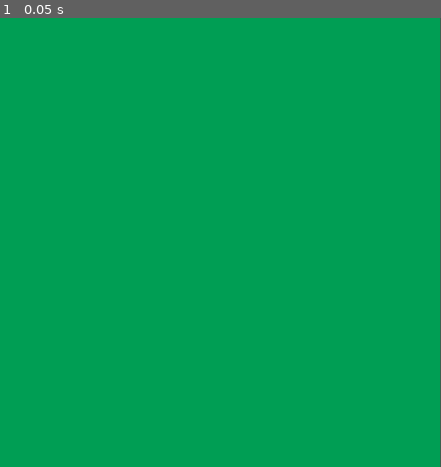
Above: before the commit, frame 1.
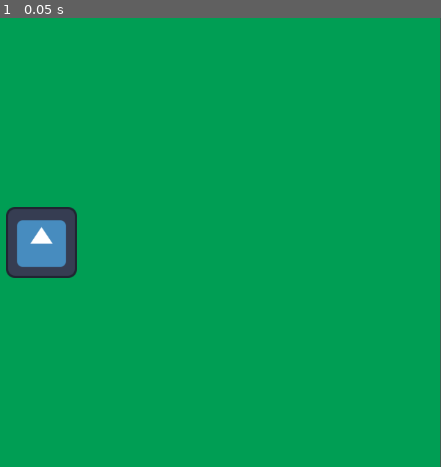
Above: after the commit, the same moment.

Repository: zcmaximus/_godot_game_for_club
Game: Godot game, scene res://scenes/game.tscn
Same seed, same stepped clock (60 frames per second), same inputs: the game is played once before the commit and once after it. The engine's default icon, where the game draws it, is replaced by a stand-in: a white triangle on a blue panel in a dark square.
Inputs:
- Up to frame 1 (0.05 s): no input

The runs differ from the first frame. In frame 1, 2.5% of the frame differs, in the area x 1-18%, y 42-58%.

Commit message:
player_movement

Diff:
--- a/project.godot
+++ b/project.godot
@@ -14,3 +14,34 @@
 run/main_scene="uid://cco8mj6o0knvn"
 config/features=PackedStringArray("4.4", "Forward Plus")
 config/icon="res://icon.svg"
+
+[input]
+
+move_left={
+"deadzone": 0.2,
+"events": [Object(InputEventKey,"resource_local_to_scene":false,"resource_name":"","device":-1,"window_id":0,"alt_pressed":false,"shift_pressed":false,"ctrl_pressed":false,"meta_pressed":false,"pressed":false,"keycode":0,"physical_keycode":4194319,"key_label":0,"unicode":0,"location":0,"echo":false,"script":null)
+, Object(InputEventKey,"resource_local_to_scene":false,"resource_name":"","device":-1,"window_id":0,"alt_pressed":false,"shift_pressed":false,"ctrl_pressed":false,"meta_pressed":false,"pressed":false,"keycode":0,"physical_keycode":65,"key_label":0,"unicode":97,"location":0,"echo":false,"script":null)
+, Object(InputEventJoypadMotion,"resource_local_to_scene":false,"resource_name":"","device":-1,"axis":0,"axis_value":-1.0,"script":null)
+]
+}
+move_up={
+"deadzone": 0.2,
+"events": [Object(InputEventKey,"resource_local_to_scene":false,"resource_name":"","device":-1,"window_id":0,"alt_pressed":false,"shift_pressed":false,"ctrl_pressed":false,"meta_pressed":false,"pressed":false,"keycode":0,"physical_keycode":87,"key_label":0,"unicode":119,"location":0,"echo":false,"script":null)
+, Object(InputEventKey,"resource_local_to_scene":false,"resource_name":"","device":-1,"window_id":0,"alt_pressed":false,"shift_pressed":false,"ctrl_pressed":false,"meta_pressed":false,"pressed":false,"keycode":0,"physical_keycode":4194320,"key_label":0,"unicode":0,"location":0,"echo":false,"script":null)
+, Object(InputEventJoypadMotion,"resource_local_to_scene":false,"resource_name":"","device":-1,"axis":1,"axis_value":-1.0,"script":null)
+]
+}
+move_right={
+"deadzone": 0.2,
+"events": [Object(InputEventKey,"resource_local_to_scene":false,"resource_name":"","device":-1,"window_id":0,"alt_pressed":false,"shift_pressed":false,"ctrl_pressed":false,"meta_pressed":false,"pressed":false,"keycode":0,"physical_keycode":4194321,"key_label":0,"unicode":0,"location":0,"echo":false,"script":null)
+, Object(InputEventKey,"resource_local_to_scene":false,"resource_name":"","device":-1,"window_id":0,"alt_pressed":false,"shift_pressed":false,"ctrl_pressed":false,"meta_pressed":false,"pressed":false,"keycode":0,"physical_keycode":68,"key_label":0,"unicode":100,"location":0,"echo":false,"script":null)
+, Object(InputEventJoypadMotion,"resource_local_to_scene":false,"resource_name":"","device":-1,"axis":0,"axis_value":1.0,"script":null)
+]
+}
+move_down={
+"deadzone": 0.2,
+"events": [Object(InputEventKey,"resource_local_to_scene":false,"resource_name":"","device":-1,"window_id":0,"alt_pressed":false,"shift_pressed":false,"ctrl_pressed":false,"meta_pressed":false,"pressed":false,"keycode":0,"physical_keycode":4194322,"key_label":0,"unicode":0,"location":0,"echo":false,"script":null)
+, Object(InputEventKey,"resource_local_to_scene":false,"resource_name":"","device":-1,"window_id":0,"alt_pressed":false,"shift_pressed":false,"ctrl_pressed":false,"meta_pressed":false,"pressed":false,"keycode":0,"physical_keycode":83,"key_label":0,"unicode":115,"location":0,"echo":false,"script":null)
+, Object(InputEventJoypadMotion,"resource_local_to_scene":false,"resource_name":"","device":-1,"axis":1,"axis_value":1.0,"script":null)
+]
+}
--- a/scenes/game.tscn
+++ b/scenes/game.tscn
@@ -1,10 +1,16 @@
-[gd_scene format=3 uid="uid://cco8mj6o0knvn"]
+[gd_scene load_steps=2 format=3 uid="uid://cco8mj6o0knvn"]
+
+[ext_resource type="PackedScene" uid="uid://durd6v7fug047" path="res://scenes/player.tscn" id="1_uwrxv"]
 
 [node name="game" type="Node2D"]
 
 [node name="CanvasLayer" type="CanvasLayer" parent="."]
+layer = -10
 
 [node name="ColorRect" type="ColorRect" parent="CanvasLayer"]
 offset_right = 1151.0
 offset_bottom = 650.0
 color = Color(0, 0.619341, 0.330043, 1)
+
+[node name="player" parent="." instance=ExtResource("1_uwrxv")]
+position = Vector2(519, 294)
--- a/scenes/player.tscn
+++ b/scenes/player.tscn
@@ -15,14 +15,17 @@
 }]
 
 [sub_resource type="RectangleShape2D" id="RectangleShape2D_qlg0r"]
-size = Vector2(124, 128)
+size = Vector2(99, 102)
 
 [node name="player" type="CharacterBody2D"]
 script = ExtResource("1_g2els")
 
 [node name="AnimatedSprite2D" type="AnimatedSprite2D" parent="."]
+scale = Vector2(0.8, 0.8)
 sprite_frames = SubResource("SpriteFrames_dqkch")
 
 [node name="CollisionShape2D" type="CollisionShape2D" parent="."]
-position = Vector2(-1, -1)
+position = Vector2(-0.5, 1)
 shape = SubResource("RectangleShape2D_qlg0r")
+
+[node name="Camera2D" type="Camera2D" parent="."]
--- a/scripts/player_code.gd
+++ b/scripts/player_code.gd
@@ -1,25 +1,9 @@
 extends CharacterBody2D
 
 
-const SPEED = 300.0
-const JUMP_VELOCITY = -400.0
-
+@export var SPEED = 300.0
 
 func _physics_process(delta: float) -> void:
-	# Add the gravity.
-	if not is_on_floor():
-		velocity += get_gravity() * delta
-
-	# Handle jump.
-	if Input.is_action_just_pressed("ui_accept") and is_on_floor():
-		velocity.y = JUMP_VELOCITY
-
-	# Get the input direction and handle the movement/deceleration.
-	# As good practice, you should replace UI actions with custom gameplay actions.
-	var direction := Input.get_axis("ui_left", "ui_right")
-	if direction:
-		velocity.x = direction * SPEED
-	else:
-		velocity.x = move_toward(velocity.x, 0, SPEED)
-
+	var direction = Input.get_vector("move_left", "move_right", "move_up", "move_down")
+	velocity = direction * SPEED
 	move_and_slide()
